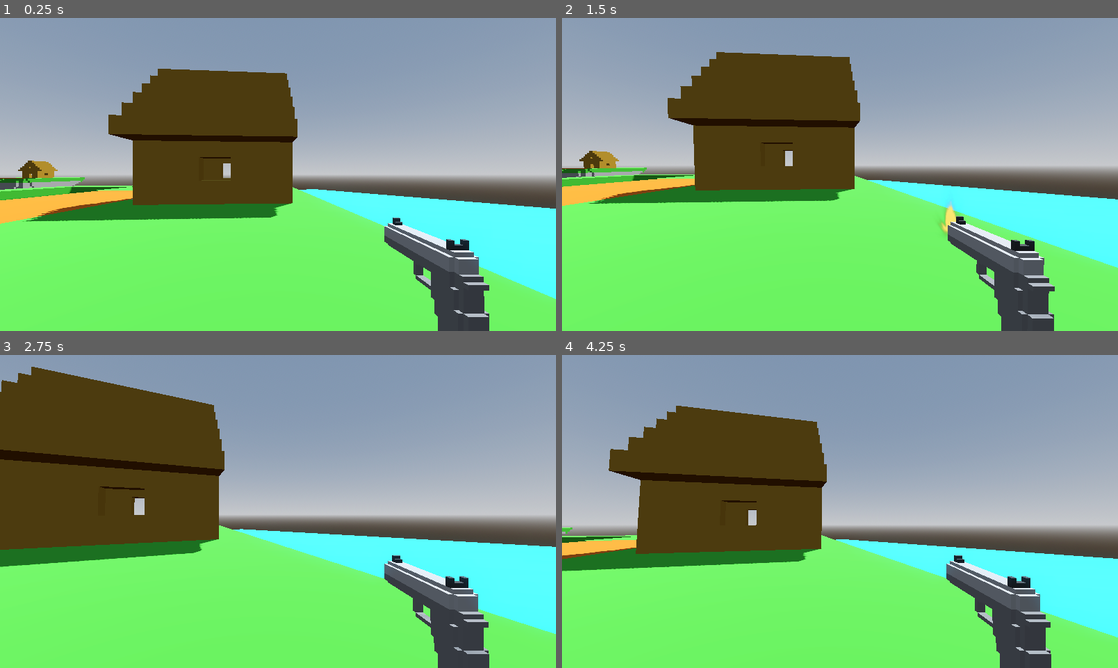
Above: before the commit, frames 1-4 (two rows, left to right).
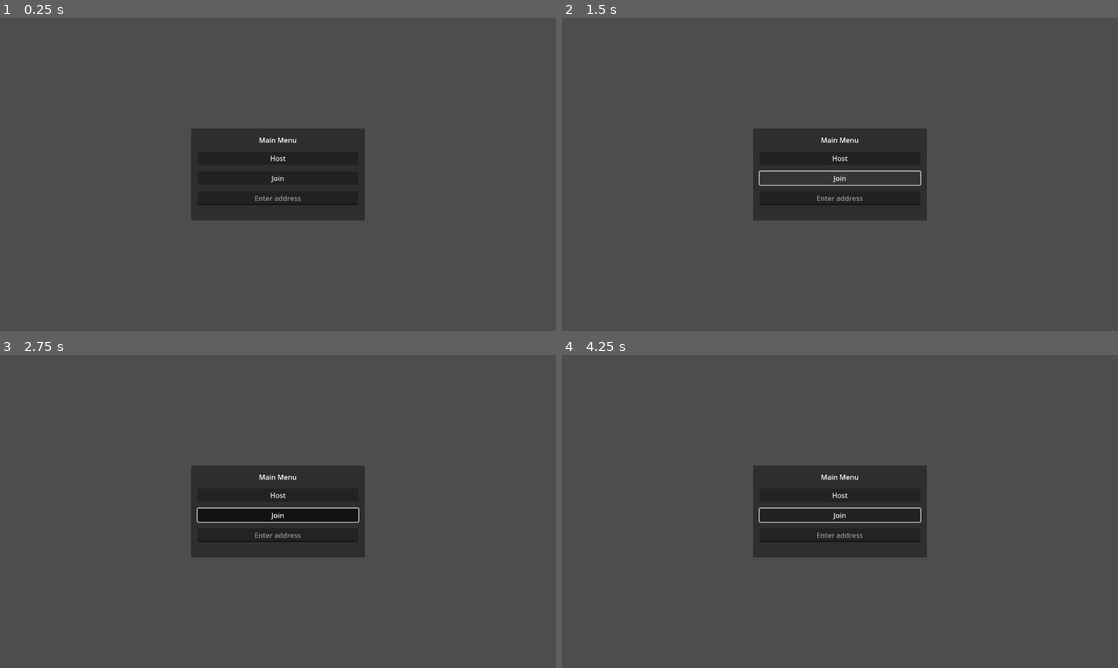
Above: after the commit, the same moments.

Repository: qdanq/Battle-duo
Game: Godot game, scene res://world.tscn
The game is run twice, just before and just after one commit, with the same random seed, the same clock (stepped at 60 frames per second) and the same inputs.
Inputs (mouse positions are in pixels of both pictures, inside the frame that each line leads up to):
- Up to frame 1 (0.25 s): no input
- Up to frame 2 (1.5 s): click (840, 158) at 0.5 s, where only the run after the commit has a clickable "Host"; click (840, 177) at 1.25 s, where only the run after the commit has a clickable "Join"
- Up to frame 3 (2.75 s): move the mouse to (305, 511) at 2.02 s; press the mouse at (305, 511) at 2.03 s; hold Up (ui_up) from 2.03 s (still down)
- Up to frame 4 (4.25 s): keep holding Up (ui_up); move the mouse to (812, 511) at 2.77 s; release the mouse at (812, 511) at 2.78 s; click (812, 511) at 2.85 s; move the mouse to (851, 505) at 3.52 s; press the mouse at (851, 505) at 3.53 s

The runs differ from the first frame. In frame 1, 96% of the frame differs, in the area x 0-100%, y 0-100%; in frame 2, 96%; in frame 3, 96%; in frame 4, 96%.

Commit message:
Make new main menu.

Diff:
--- a/world.gd
+++ b/world.gd
@@ -3,3 +3,11 @@
 func _unhandled_input(event):
 	if Input.is_action_just_pressed("quit"):
 		get_tree().quit()
+
+
+func _on_host_button_pressed():
+	pass # Replace with function body.
+
+
+func _on_join_button_pressed():
+	pass # Replace with function body.
--- a/world.tscn
+++ b/world.tscn
@@ -1,8 +1,7 @@
-[gd_scene load_steps=7 format=3 uid="uid://dxd8fu4lw006n"]
+[gd_scene load_steps=6 format=3 uid="uid://dxd8fu4lw006n"]
 
 [ext_resource type="PackedScene" uid="uid://ce5wqnn3o5gfi" path="res://4islandsmap.tscn" id="1_4hc7d"]
 [ext_resource type="Script" path="res://world.gd" id="1_6g01w"]
-[ext_resource type="PackedScene" uid="uid://dfvi0w0b8q13k" path="res://player.tscn" id="2_l15lf"]
 
 [sub_resource type="ProceduralSkyMaterial" id="ProceduralSkyMaterial_i4jsr"]
 sky_horizon_color = Color(0.64625, 0.65575, 0.67075, 1)
@@ -29,5 +28,45 @@
 
 [node name="Node3D" parent="." instance=ExtResource("1_4hc7d")]
 
-[node name="Player" parent="Node3D" instance=ExtResource("2_l15lf")]
-transform = Transform3D(1, 0, 0, 0, 1, 0, 0, 0, 1, -3.14273, 147.842, -7.63196)
+[node name="CanvasLayer" type="CanvasLayer" parent="."]
+
+[node name="MainMenu" type="PanelContainer" parent="CanvasLayer"]
+anchors_preset = 15
+anchor_right = 1.0
+anchor_bottom = 1.0
+offset_left = 440.0
+offset_top = 254.0
+offset_right = -440.0
+offset_bottom = -254.0
+grow_horizontal = 2
+grow_vertical = 2
+
+[node name="MarginContainer" type="MarginContainer" parent="CanvasLayer/MainMenu"]
+layout_mode = 2
+theme_override_constants/margin_left = 15
+theme_override_constants/margin_top = 15
+theme_override_constants/margin_right = 15
+theme_override_constants/margin_bottom = 15
+
+[node name="VBoxContainer" type="VBoxContainer" parent="CanvasLayer/MainMenu/MarginContainer"]
+layout_mode = 2
+theme_override_constants/separation = 15
+
+[node name="Label" type="Label" parent="CanvasLayer/MainMenu/MarginContainer/VBoxContainer"]
+layout_mode = 2
+text = "Main Menu"
+horizontal_alignment = 1
+vertical_alignment = 1
+
+[node name="HostButton" type="Button" parent="CanvasLayer/MainMenu/MarginContainer/VBoxContainer"]
+layout_mode = 2
+text = "Host"
+
+[node name="JoinButton" type="Button" parent="CanvasLayer/MainMenu/MarginContainer/VBoxContainer"]
+layout_mode = 2
+text = "Join"
+
+[node name="AddressEntry" type="LineEdit" parent="CanvasLayer/MainMenu/MarginContainer/VBoxContainer"]
+layout_mode = 2
+placeholder_text = "Enter address"
+alignment = 1
